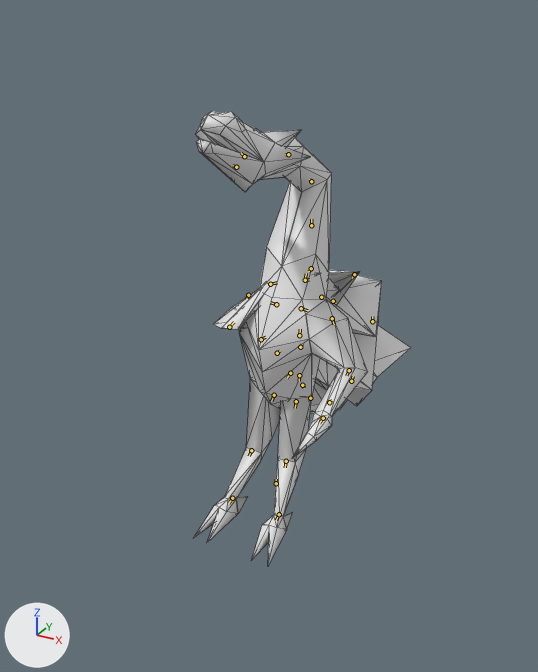
Two versions of the Blender file assets-src/rooms/tavern/creature-clips/Dragon.blend, one commit apart.
One viewpoint serves both versions: a 50 mm lens placed at (0.619, -1.182, 0.959), pointed at (-0.077, 0.084, 0.326). Arrows for +X, +Y and +Z are at lower left; the lights stay in place. The older version comes first. Both versions are drawn at frame 16 of the action 'SitArmWrestle'; the numbers are the values there. The bones that bend it are drawn over the model as lines. Mesh edges are drawn as thin lines.

Names of what the first picture shows: 'DragonSourceMesh'.
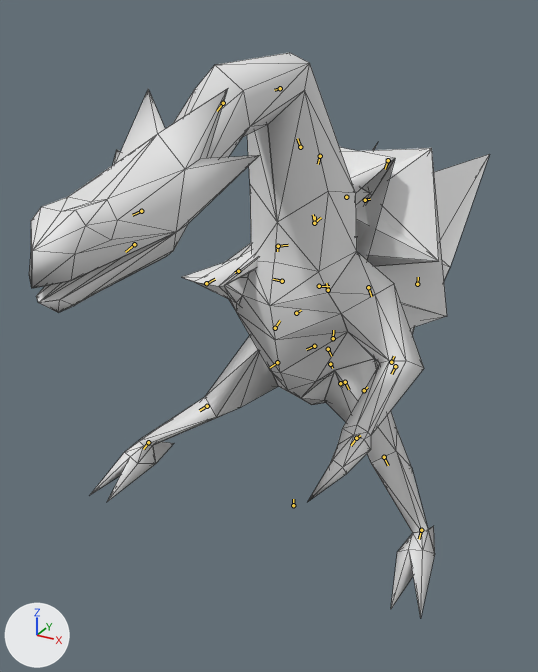
Pixel boxes [x1, y1, x2, y2] of what changed, in the pictures (538 x 672 px):
```json
{"object": "DragonSourceMesh", "change": "posed", "before": [194, 111, 411, 565], "after": [29, 53, 490, 618], "on screen": "112% wider, 24% taller"}
{"bone": "COG", "before": "(276, 483) to (276, 479)", "after": "(293, 505) to (293, 499)"}
{"bone": "Spine_1", "before": "(299, 335) to (300, 329)", "after": "(328, 290) to (326, 283)"}
{"bone": "Arm_R", "before": "(248, 295) to (246, 298)", "after": "(238, 271) to (235, 272)"}
{"bone": "Arm_L", "before": "(332, 318) to (334, 324)", "after": "(368, 287) to (371, 296)"}
{"bone": "Pelvis_L", "before": "(299, 375) to (299, 381)", "after": "(328, 349) to (331, 356)"}
{"bone": "Leg_L", "before": "(296, 401) to (295, 408)", "after": "(345, 382) to (349, 389)"}
{"bone": "Shin_L", "before": "(286, 461) to (285, 467)", "after": "(384, 457) to (388, 465)"}
{"bone": "Foot_L", "before": "(279, 514) to (276, 520)", "after": "(421, 530) to (419, 539)"}
{"bone": "Pelvis_R", "before": "(290, 373) to (287, 378)", "after": "(314, 346) to (306, 349)"}
{"bone": "Leg_R", "before": "(274, 395) to (271, 401)", "after": "(277, 362) to (270, 367)"}
{"bone": "Shin_R", "before": "(251, 450) to (249, 456)", "after": "(207, 406) to (199, 410)"}
{"bone": "Foot_R", "before": "(232, 498) to (229, 503)", "after": "(148, 442) to (143, 449)"}
```

Edits to the scene script, one JSON object a line:
```json
{"block": "bone_cog", "where": "bone_cog = bpy.data.objects['Dragon'].pose.bones['COG']"}
{"op": "set", "path": "bone_cog.location", "old": "(0.0, 0.044, 0.024)", "new": "(0.0, -0.064, -0.058)"}
{"op": "set", "path": "bone_cog.scale", "old": "(0.55, 0.55, 0.55)", "new": "(0.85, 0.85, 0.85)"}
{"block": "bone_spine_1", "where": "bone_spine_1 = bpy.data.objects['Dragon'].pose.bones['Spine_1']  # child of 'COG_ROT'"}
{"op": "set", "path": "bone_spine_1.rotation_quaternion", "old": "(0.943, 0.331, 0.013, -0.013)", "new": "(1.0, 0.023, 0.008, -0.016)", "note": "degrees (39, 2, -1) -> degrees (3, 1, -2)"}
{"block": "bone_arm_r", "where": "bone_arm_r = bpy.data.objects['Dragon'].pose.bones['Arm_R']  # child of 'Shoulder_R'"}
{"op": "set", "path": "bone_arm_r.rotation_quaternion", "old": "(0.842, -0.019, 0.074, 0.535)", "new": "(0.7, 0.445, 0.25, 0.499)", "note": "degrees (3, 8, 65) -> degrees (61, -5, 68)"}
{"block": "bone_arm_l", "where": "bone_arm_l = bpy.data.objects['Dragon'].pose.bones['Arm_L']  # child of 'Shoulder_L'"}
{"op": "set", "path": "bone_arm_l.rotation_quaternion", "old": "(0.98, -0.012, 0.066, -0.185)", "new": "(0.907, 0.157, -0.162, -0.355)", "note": "degrees (-3, 7, -22) -> degrees (24, -11, -45)"}
{"block": "bone_pelvis_l", "where": "bone_pelvis_l = bpy.data.objects['Dragon'].pose.bones['Pelvis_L']  # child of 'COG_ROT'"}
{"op": "set", "path": "bone_pelvis_l.rotation_quaternion", "old": "(0.923, 0.077, -0.322, -0.195)", "new": "(0.901, 0.122, -0.411, 0.058)", "note": "degrees (19, -34, -30) -> degrees (15, -49, 0)"}
{"block": "bone_leg_l", "where": "bone_leg_l = bpy.data.objects['Dragon'].pose.bones['Leg_L']  # child of 'Pelvis_L'"}
{"op": "set", "path": "bone_leg_l.rotation_quaternion", "old": "(0.934, -0.169, 0.277, 0.149)", "new": "(0.896, -0.087, 0.4, 0.173)", "note": "degrees (-16, 35, 13) -> degrees (-1, 48, 21)"}
{"block": "bone_shin_l", "where": "bone_shin_l = bpy.data.objects['Dragon'].pose.bones['Shin_L']  # child of 'Leg_L'"}
{"op": "set", "path": "bone_shin_l.rotation_quaternion", "old": "(0.882, -0.441, 0.07, -0.147)", "new": "(0.863, -0.448, 0.146, -0.18)", "note": "degrees (-53, 0, -19) -> degrees (-56, 5, -26)"}
{"block": "bone_foot_l", "where": "bone_foot_l = bpy.data.objects['Dragon'].pose.bones['Foot_L']  # child of 'Shin_L'"}
{"op": "set", "path": "bone_foot_l.rotation_quaternion", "old": "(0.847, -0.485, -0.15, 0.154)", "new": "(0.762, -0.455, -0.45, 0.101)", "note": "degrees (-61, -6, 24) -> degrees (-77, -36, 44)"}
{"block": "bone_pelvis_r", "where": "bone_pelvis_r = bpy.data.objects['Dragon'].pose.bones['Pelvis_R']  # child of 'COG_ROT'"}
{"op": "set", "path": "bone_pelvis_r.rotation_quaternion", "old": "(0.918, 0.111, 0.33, 0.189)", "new": "(0.894, 0.172, 0.407, -0.075)", "note": "degrees (24, 34, 31) -> degrees (22, 49, 1)"}
{"block": "bone_leg_r", "where": "bone_leg_r = bpy.data.objects['Dragon'].pose.bones['Leg_R']  # child of 'Pelvis_R'"}
{"op": "set", "path": "bone_leg_r.rotation_quaternion", "old": "(0.932, -0.218, -0.262, -0.124)", "new": "(0.896, -0.153, -0.392, -0.141)", "note": "degrees (-24, -33, -8) -> degrees (-14, -48, -12)"}
{"block": "bone_shin_r", "where": "bone_shin_r = bpy.data.objects['Dragon'].pose.bones['Shin_R']  # child of 'Leg_R'"}
{"op": "set", "path": "bone_shin_r.rotation_quaternion", "old": "(0.887, -0.433, -0.071, 0.142)", "new": "(0.869, -0.436, -0.155, 0.176)", "note": "degrees (-52, 0, 18) -> degrees (-55, -7, 26)"}
{"block": "bone_foot_r", "where": "bone_foot_r = bpy.data.objects['Dragon'].pose.bones['Foot_R']  # child of 'Shin_R'"}
{"op": "set", "path": "bone_foot_r.rotation_quaternion", "old": "(0.853, -0.476, 0.148, -0.154)", "new": "(0.771, -0.426, 0.464, -0.096)", "note": "degrees (-60, 6, -24) -> degrees (-74, 39, -45)"}
```
